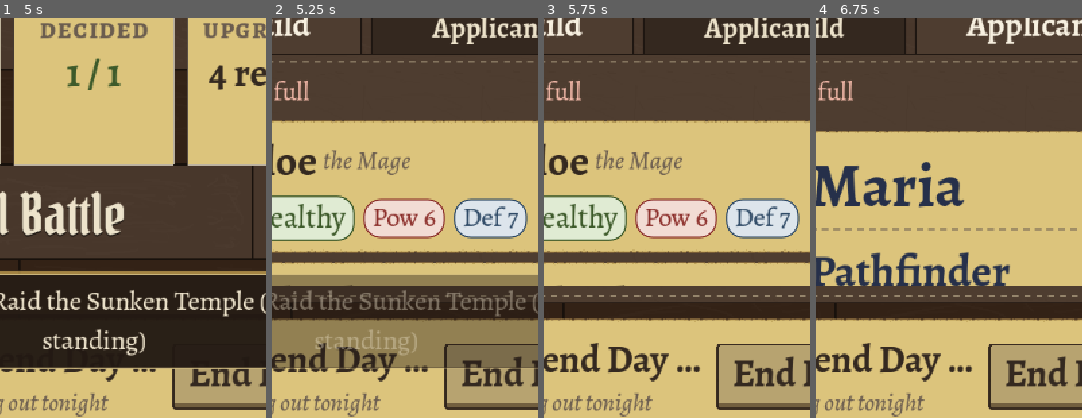
Above: before the commit, frames 1-4 (left to right).
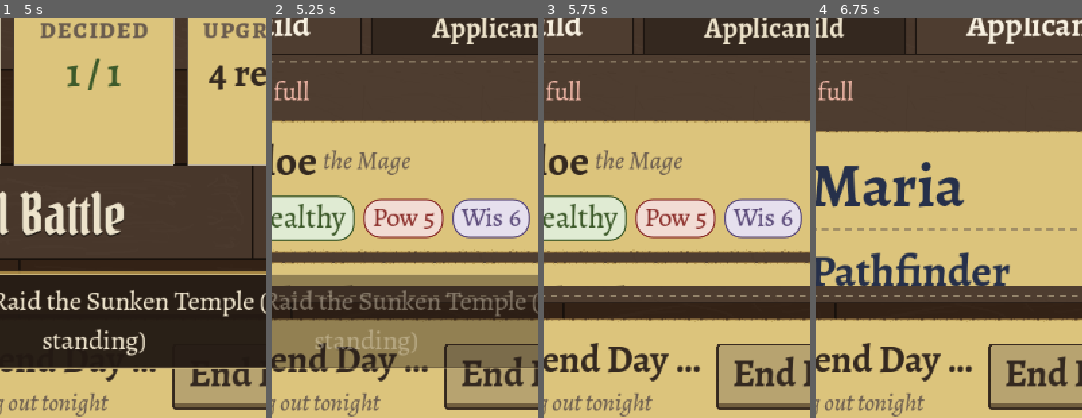
Above: after the commit, the same moments.

Repository: ActuallySanta/Fantasy-Guild-Manager
Game: Godot game, scene res://Scenes/Playtest/scenario_final_battle.tscn
Two runs of this game, one before a commit and one after it. Both use one fixed random seed, a clock stepped at 60 frames per second and the inputs below. This scene is started directly instead of the project's main scene.
Inputs:
- Up to frame 1 (5 s): click "Next Quest" at 0.5 s; click "Board" at 1.25 s; click "Next Quest" at 2 s; click "Deny" at 2.75 s; click "End Day" at 3.5 s; click "Board" at 4.25 s
- Up to frame 2 (5.25 s): click "Members" at 5 s
- Up to frame 3 (5.75 s): no input
- Up to frame 4 (6.75 s): click "Your Guild" at 5.75 s; click "Applicants" at 6.5 s
The pictures show only the part of the screen within x 32-82%, y 29-79%; the shares and areas given below are measured in that part.

Frame 1 is identical in both runs. In frame 2, 1.5% of the frame differs, in the area x 57-97%, y 45-56%; in frame 3, 1.5%; in frame 4, nothing differs.

Commit message:
Scale new recruits with standing and the guild's power
Each morning's applicants roll their stats from a HireScaling budget:
the higher of a standing-rank floor and 85% of the living roster's
average base stats, scaled up in freeplay like quests. Some mornings
one applicant is an unlabeled standout with 1.25x the points. Price
adds 10g per point over the standing floor; the day's price stays the
floor, so the Game Over check is unchanged.

The run logger gets an avg_hire_total column at the end of each row.

Co-Authored-By: Claude Opus 5.5 <noreply@anthropic.com>

Diff:
--- a/Globals/character_container.gd
+++ b/Globals/character_container.gd
@@ -47,10 +47,29 @@
 		max_hireable_characters = 3
 
 	if (GameState.standing > GuildUpgrades.MINIMUM_STANDING):
-		for i in max_hireable_characters:
-			hireable_characters.append(GuildCharacter.new())
+		_add_new_recruits()
 		_add_returning_characters()
 	on_hireables_refreshed.emit()
+
+
+## Adds max_hireable_characters new faces, their stats rolled from today's
+## HireScaling budget so they keep up with the guild's standing and power.
+## Sometimes one of them is a standout (HireScaling.STANDOUT_CHANCE) with a
+## bigger budget. Each one's price follows their budget (HireScaling.recruit_cost).
+func _add_new_recruits() -> void:
+	var day := GameState.day
+	var standing := GameState.standing
+	var budget := HireScaling.recruit_budget(day, standing, active_characters)
+	# which applicant is today's standout (-1 = nobody)
+	var standout_index := -1
+	if max_hireable_characters > 0 and randf() < HireScaling.STANDOUT_CHANCE:
+		standout_index = randi() % max_hireable_characters
+	for i in max_hireable_characters:
+		var points := HireScaling.standout_budget(budget) if i == standout_index else budget
+		var recruit := GuildCharacter.new()
+		recruit.reroll_stats(points, HireScaling.deviation_for(points))
+		recruit.cost = HireScaling.recruit_cost(day, standing, points)
+		hireable_characters.append(recruit)
 
 
 ## Each released hero rolls RETURN_CHANCE to come back to For Hire today.
--- a/Scripts/Character Generator/character_resource.gd
+++ b/Scripts/Character Generator/character_resource.gd
@@ -127,6 +127,19 @@
 	elif (day >= 3):
 		return 100
 	return 0
+
+
+## Rolls this character's stats again from `points` stat points (plus the
+## usual role bonus), with a spread of `deviation` (see HireScaling).
+## Used for recruits, whose budget grows with the guild. Pluck's temp stats
+## are rebuilt to match the new base stats.
+func reroll_stats(points: int, deviation: int) -> void:
+	total_points = points
+	stat_deviation = deviation
+	for stat in stats:
+		stats[stat] = 0
+	generate_stat_spread(stats, total_points)
+	reset_temp_stats()
 
 
 ## Generate the stats using normalized random number sampling
--- a/Scripts/Hall/Debug/run_logger.gd
+++ b/Scripts/Hall/Debug/run_logger.gd
@@ -40,6 +40,8 @@
 	"gold_earned_total", "gold_spent_total", "quests_sent_total", "quests_won_total",
 	"heroes_hired_total", "items_found_total", "avg_pluck",
 	"freeplay", "tutorial_skipped",
+	# added later: kept at the end so older sheet columns don't shift
+	"avg_hire_total",
 ]
 
 var hall: HallMain
@@ -127,6 +129,7 @@
 		"avg_pluck": snappedf(float(pluck_total) / alive, 0.01) if alive > 0 else 0.0,
 		"freeplay": GameState.is_freeplay,
 		"tutorial_skipped": hall.tutorial != null and bool(hall.tutorial.get("is_skipped")),
+		"avg_hire_total": _avg_hire_total(),
 	}
 	_last_standing = GuildUpgrades.standing
 	_write_csv(row)
@@ -135,6 +138,21 @@
 		while _queue.size() > MAX_QUEUE:
 			_queue.pop_front()
 		_send()
+
+
+## The average stat total (HallStyle.quest_stat_total, the applicant letter's
+## total) of the new faces in For Hire right now, so playtests show whether
+## recruits keep up with the guild (HireScaling). Returning released heroes
+## are left out. 0.0 when there are no new recruits.
+func _avg_hire_total() -> float:
+	var total := 0
+	var count := 0
+	for recruit in CharacterContainer.hireable_characters:
+		if CharacterContainer.released_characters.has(recruit):
+			continue
+		total += HallStyle.quest_stat_total(recruit)
+		count += 1
+	return snappedf(float(total) / count, 0.01) if count > 0 else 0.0
 
 
 func _write_csv(row: Dictionary) -> void:
--- /dev/null
+++ b/Scripts/Hall/Rules/hire_scaling.gd
@@ -0,0 +1,92 @@
+## How strong (and how pricey) today's recruits are. Each morning's For Hire
+## pool rolls its stats from a budget that keeps up with the guild: the higher
+## of a floor set by standing rank and a share of the roster's average power.
+## Now and then one applicant is a standout with a bigger budget. Recruits who
+## beat the standing floor cost extra on top of the day's price.
+## Static rules only: CharacterContainer.refresh_hireable_characters calls these.
+class_name HireScaling
+
+
+# ============================================================ TUNING
+
+## Stat points a recruit gets at standing rank F (0). Matches the old flat
+## GuildCharacter.total_points, so a Day 1 recruit is as strong as before.
+const BASE_POINTS := 17
+## Extra stat points per standing rank (HallRules.standing_rank_for), so rank
+## S (5) recruits roll at least BASE_POINTS + 5 * this.
+const POINTS_PER_RANK := 4
+## Share (0-1) of the roster's average base stat total a recruit is budgeted.
+## Under 1 so a typical recruit is a little weaker than a typical veteran.
+const POWER_FRACTION := 0.85
+## Chance (0-1) each morning that one applicant is a standout.
+const STANDOUT_CHANCE := 0.35
+## A standout's budget is multiplied by this.
+const STANDOUT_BONUS := 1.25
+## Gold added to a recruit's price per stat point above the standing floor.
+## Only on days that already have a price (recruits stay free on days 1-2).
+const PRICE_PER_POINT := 10
+## The spread of a recruit's stats (GuildCharacter.stat_deviation) per stat
+## point of budget: 2 at the old 17 points, so the spread grows with the budget.
+const DEVIATION_PER_POINT := 2.0 / 17.0
+
+
+# ============================================================ BUDGET
+
+## The guild's average power: the mean base stat total of living heroes, not
+## counting the Armory bonus (written into stats, but every hire gets it on
+## joining), gear or Pluck (both temporary bonuses).
+## roster: CharacterContainer.active_characters.
+## Returns 0.0 when nobody is alive.
+static func guild_power(roster: Array) -> float:
+	var total := 0
+	var living := 0
+	for character in roster:
+		if character == null or character.injury_level >= GuildCharacter.InjuryLevel.DEAD:
+			continue
+		living += 1
+		for stat in character.stats:
+			total += character.stats[stat] - GuildUpgrades.get_stat_bonus(character, stat)
+	if living == 0:
+		return 0.0
+	return float(total) / living
+
+
+## The least stat points a recruit gets at this much standing:
+## BASE_POINTS plus POINTS_PER_RANK for each standing rank.
+static func standing_floor(standing: int) -> int:
+	return BASE_POINTS + POINTS_PER_RANK * HallRules.standing_rank_for(standing)
+
+
+## Stat points for an ordinary recruit today: the higher of the standing
+## floor and POWER_FRACTION of the guild's power, scaled up in freeplay like
+## quests are (HallRules.freeplay_scale is 1.0 until then).
+## day: GameState.day; standing: GuildUpgrades.standing;
+## roster: CharacterContainer.active_characters.
+static func recruit_budget(day: int, standing: int, roster: Array) -> int:
+	var budget := maxf(standing_floor(standing), guild_power(roster) * POWER_FRACTION)
+	return roundi(budget * HallRules.freeplay_scale(day))
+
+
+## A standout's stat points, from an ordinary recruit's budget.
+static func standout_budget(budget: int) -> int:
+	return roundi(budget * STANDOUT_BONUS)
+
+
+## How spread out a recruit's stats are for this budget
+## (GuildCharacter.stat_deviation), never under the old 2.
+static func deviation_for(points: int) -> int:
+	return maxi(2, roundi(points * DEVIATION_PER_POINT))
+
+
+# ============================================================ PRICE
+
+## What a recruit with `points` stat points costs on `day`: the day's price
+## (GuildCharacter.recruit_cost_for_day) plus PRICE_PER_POINT for each point
+## over the standing floor. Free days stay free.
+## The day's price is still the cheapest a recruit can be, so the Game Over
+## check (HallLedger) can keep using recruit_cost_for_day alone.
+static func recruit_cost(day: int, standing: int, points: int) -> int:
+	var day_price := GuildCharacter.recruit_cost_for_day(day)
+	if day_price <= 0:
+		return 0
+	return day_price + PRICE_PER_POINT * maxi(0, points - standing_floor(standing))
Not shown, added: Scripts/Hall/Rules/hire_scaling.gd.uid
Not shown, changed: Docs/hall_design.md
